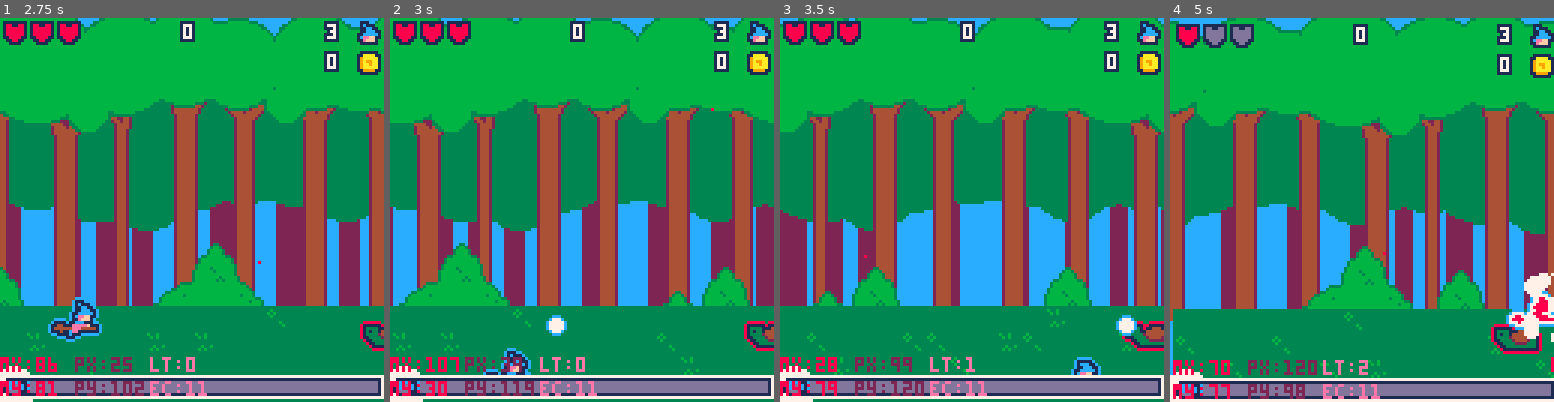
Above: before the commit, frames 1-4 (left to right).
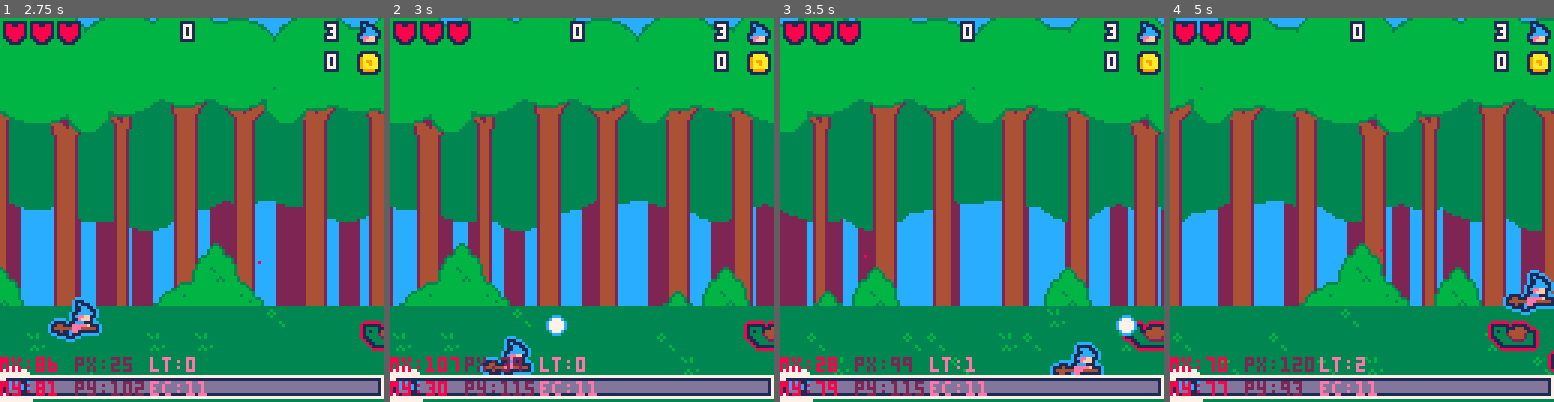
Above: after the commit, the same moments.

Repository: roseblack02/pico8-witch_blaster
Game: PICO-8 cartridge witch_blaster.p8
Two runs of this game, one before a commit and one after it. Both use one fixed random seed, a clock stepped at 60 frames per second and the inputs below.
Inputs (mouse positions are in pixels of both pictures, inside the frame that each line leads up to):
- Up to frame 1 (2.75 s): tap O (Z key) at 0.33, 0.7, 1.43, 2.22 s; click (69, 121) at 0.67 s; tap X (X key) at 1.07, 2.07, 2.4, 2.73 s; click (130, 267) at 1.22 s; click (195, 114) at 1.77 s; hold Left 1.97-2.37 s; click (257, 259) at 2.32 s; hold Down from 2.42 s (still down)
- Up to frame 2 (3 s): release Down at 2.82 s; click (712, 106) at 2.87 s; hold Right from 2.87 s (still down)
- Up to frame 3 (3.5 s): keep holding Right; tap X (X key) at 3.07, 3.4 s; tap O (Z key) at 3.1 s; click (864, 256) at 3.42 s
- Up to frame 4 (5 s): release Right at 3.53 s; hold Up 3.58-4.08 s; tap X (X key) every 0.33 s from 3.73 to 4.73 s; click (1315, 102) at 3.97 s; tap O (Z key) at 3.98, 4.87 s; hold Right 4.13-4.53 s; click (1381, 248) at 4.52 s; hold Down from 4.58 s (still down)

Frame 1 is identical in both runs. In frame 2, 0.7% of the frame differs, in the area x 23-38%, y 82-99%; in frame 3, 0.8%; in frame 4, 24%, in the area x 0-100%, y 0-100%.

Commit message:
Update witch_blaster.p8

Diff:
--- a/witch_blaster.p8
+++ b/witch_blaster.p8
@@ -141,7 +141,7 @@
 
 			--limit position
 			self.x=mid(8,self.x,120)
-			self.y=mid(10,self.y,120)
+			self.y=mid(10,self.y,115)
 
 			--bullet
 			if btnp(5) then
@@ -937,9 +937,9 @@
 			if (self.spawn_count>240) self.spawn_count=0
 			self.spawn_count+=1
 
-			trail(self.x-10,self.y-6,{false,true,false,false})
-
-			trail(self.x+10,self.y-6,{false,true,false,false})
+			trail(self.x-10,self.y-6,{false,false,false,true})
+
+			trail(self.x+10,self.y-6,{false,false,false,true})
 
 			if(self.spawn_count==240) make_fly(138,14) make_fly(138,94)
 
@@ -1365,11 +1365,11 @@
 --draw the trail
 function draw_trail(colour)
 	for my_particle in all(trail_particle) do
-		--move particle based on direction they shoot in (clockwise)
-		if (my_particle.direction[1]) my_particle.y-=1
-		if (my_particle.direction[2]) my_particle.x+=1
-		if (my_particle.direction[3]) my_particle.y+=1
-		if (my_particle.direction[4]) my_particle.x-=1
+		--move particle based on direction of the object theyre trailing (clockwise)
+		if (my_particle.direction[1]) my_particle.y+=1
+		if (my_particle.direction[2]) my_particle.x-=1
+		if (my_particle.direction[3]) my_particle.y-=1
+		if (my_particle.direction[4]) my_particle.x+=1
 
 		--tick down time
 		my_particle.time-=1
